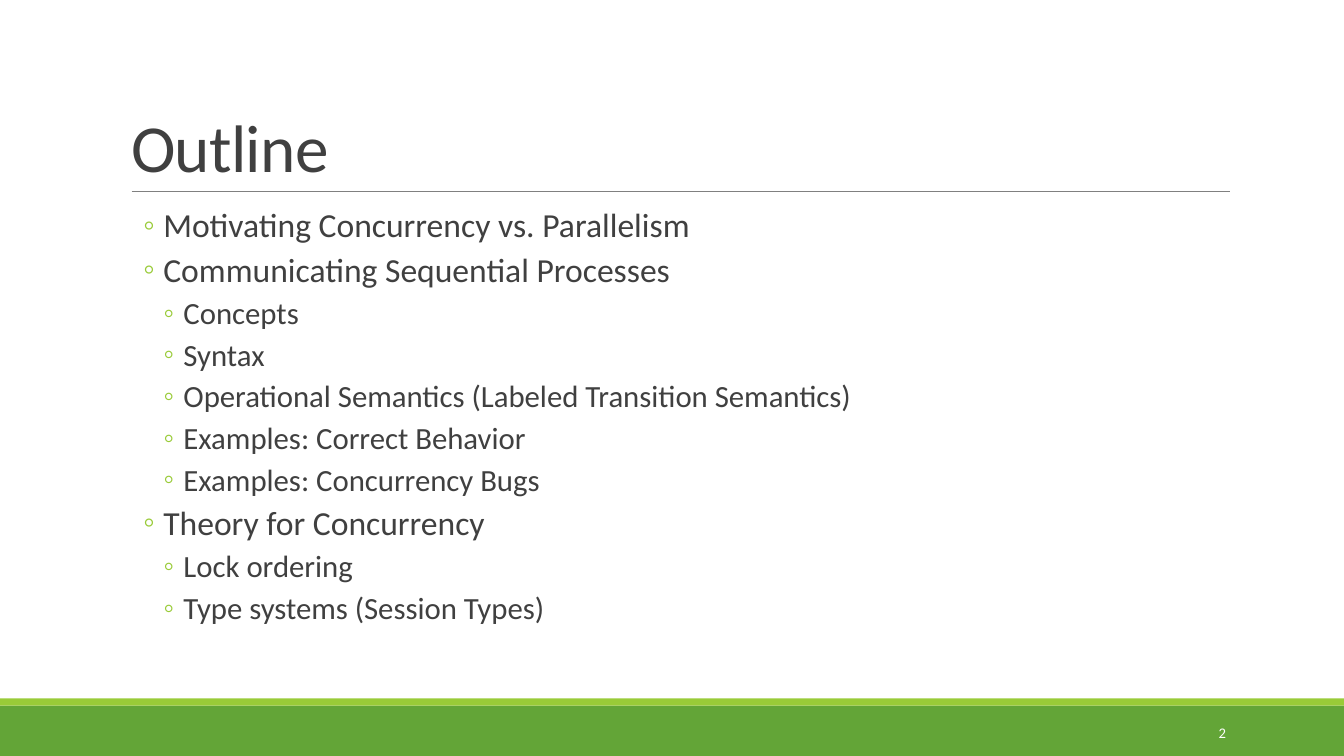
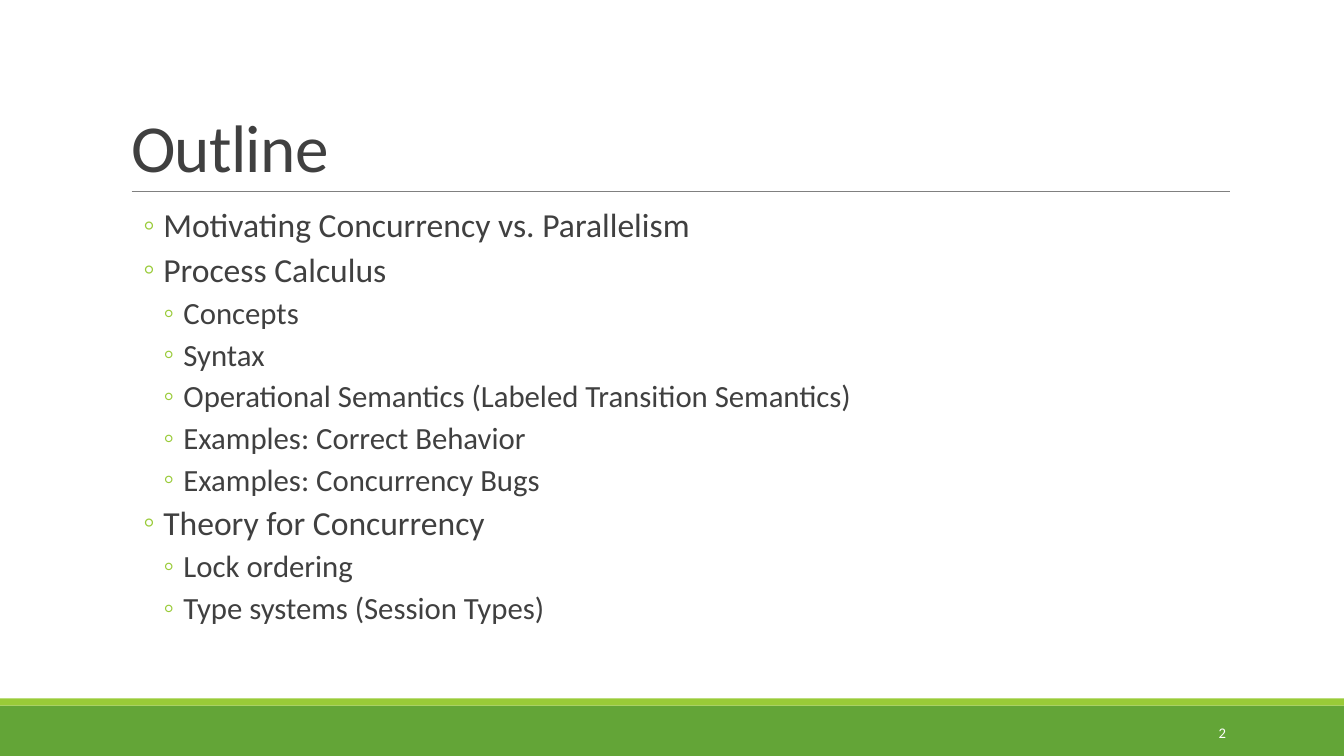
Before and after one commit to rbohrer/pl-course, a slide deck: slide 2 of LectureSlides/99ConcurrentProcesses.pptx. Drawn at 1344x756 pixels with LibreOffice and Linux fonts; fonts in the diff are those of the drawing. Boxes give left, top, right and bottom in pixels: in the first picture for what was removed or moved away, otherwise in the second. Text is boxed around its words. In the diff, an @@ line names an element or a change of style, - is before the commit and + after.

```diff
--- a/LectureSlides/99ConcurrentProcesses.pptx
+++ b/LectureSlides/99ConcurrentProcesses.pptx
@@ text at bbox=[163, 258, 386, 283]: text changed @@
-  ◦ Communicating Sequential Processes
+  ◦ Process Calculus
```
